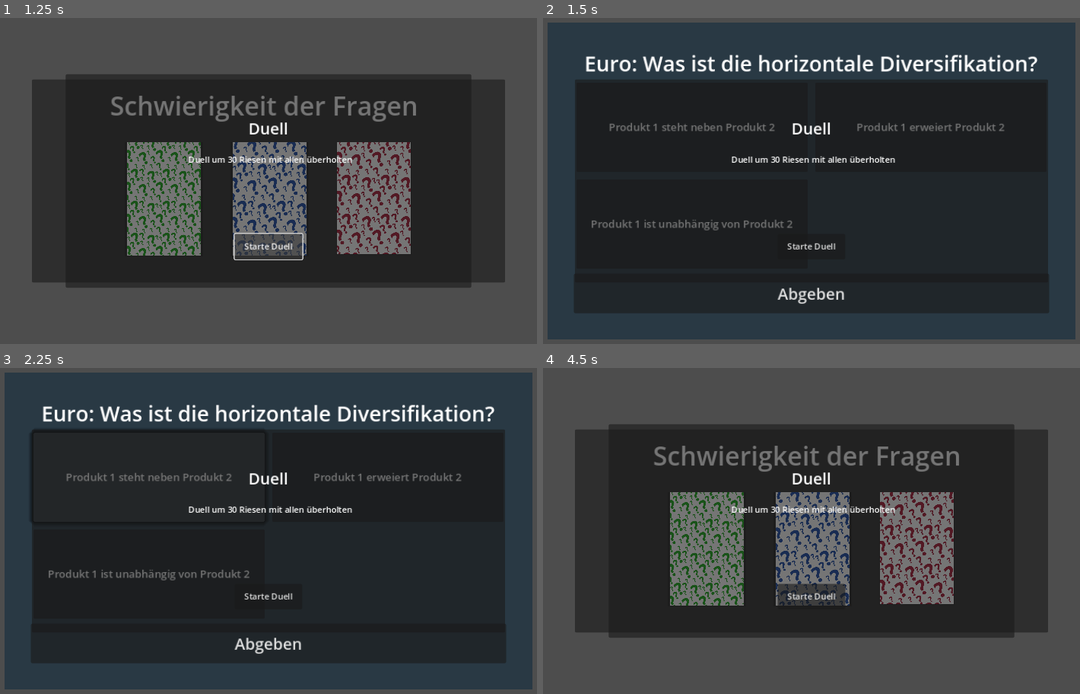
Above: before the commit, frames 1-4 (two rows, left to right).
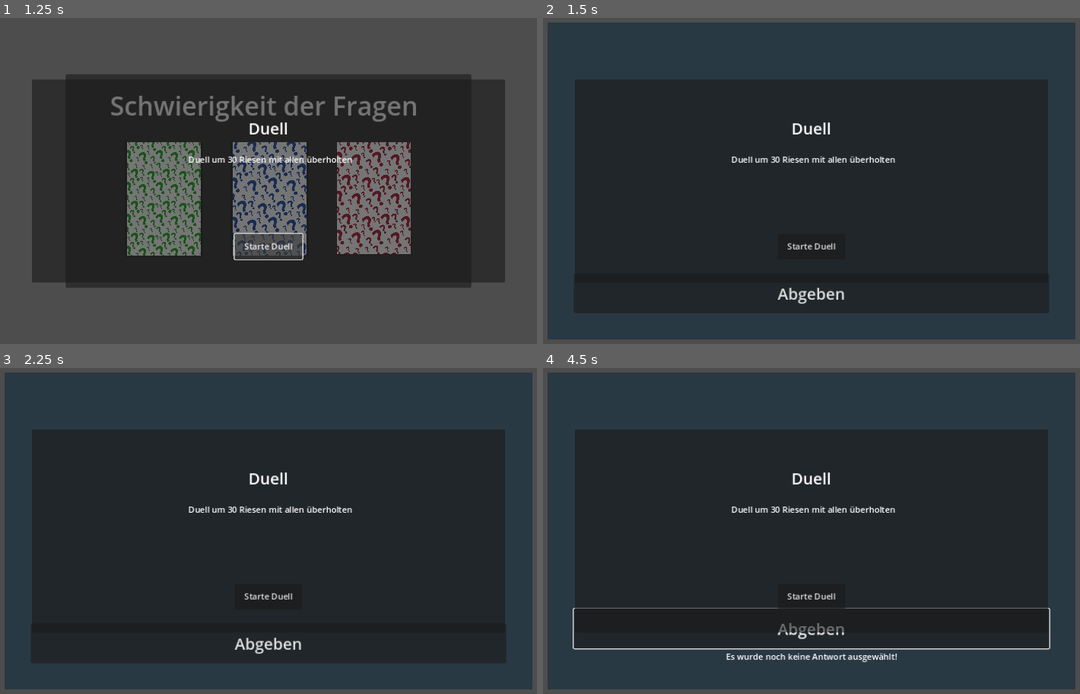
Above: after the commit, the same moments.

Repository: hfxbse/mparty
Game: Godot game, scene res://duel/duell_movement/overtaking_duell.tscn
The game is run twice, just before and just after one commit, with the same random seed, the same clock (stepped at 60 frames per second) and the same inputs. This scene is started directly instead of the project's main scene.
Inputs (mouse positions are in pixels of both pictures, inside the frame that each line leads up to):
- Up to frame 1 (1.25 s): click "Starte Duell" at 0.5 s
- Up to frame 2 (1.5 s): click "Einfach" at 1.25 s
- Up to frame 3 (2.25 s): click (150, 478) at 2 s, where only the run before the commit has a clickable "Produkt 1 steht neben Produkt…"
- Up to frame 4 (4.5 s): click "Abgeben" at 2.75 s; click (929, 478) at 3.5 s, where only the run before the commit has a clickable "Produkt 1 erweiert Produkt 2"; click (693, 573) at 4.25 s, where only the run before the commit has a clickable "Produkt 1 ist unabhängig von …"

Frame 1 is identical in both runs. In frame 2, 2.9% of the frame differs, in the area x 7-93%, y 11-66%; in frame 3, 3.0%; in frame 4, 54%, in the area x 0-100%, y 1-99%.
Error after the commit: Invalid access to property or key 'player_name' on a base object of type 'Nil'. (res://duel/duell_movement/duell.gd:48)

Commit message:
Remove testing method

Diff:
--- a/duel/duell_movement/duell.gd
+++ b/duel/duell_movement/duell.gd
@@ -13,15 +13,6 @@
 }
 
 signal duel_result(ending: DuelEndings)
-
-func _ready():
-	var player1 = Player.new()
-	player1.player_name = "Euro"
-
-	var player2 = Player.new()
-	player2.player_name = "Euro"
-
-	start_duel(player1, player2)
 
 func _on_start_button_pressed():
 	var counter = 0
